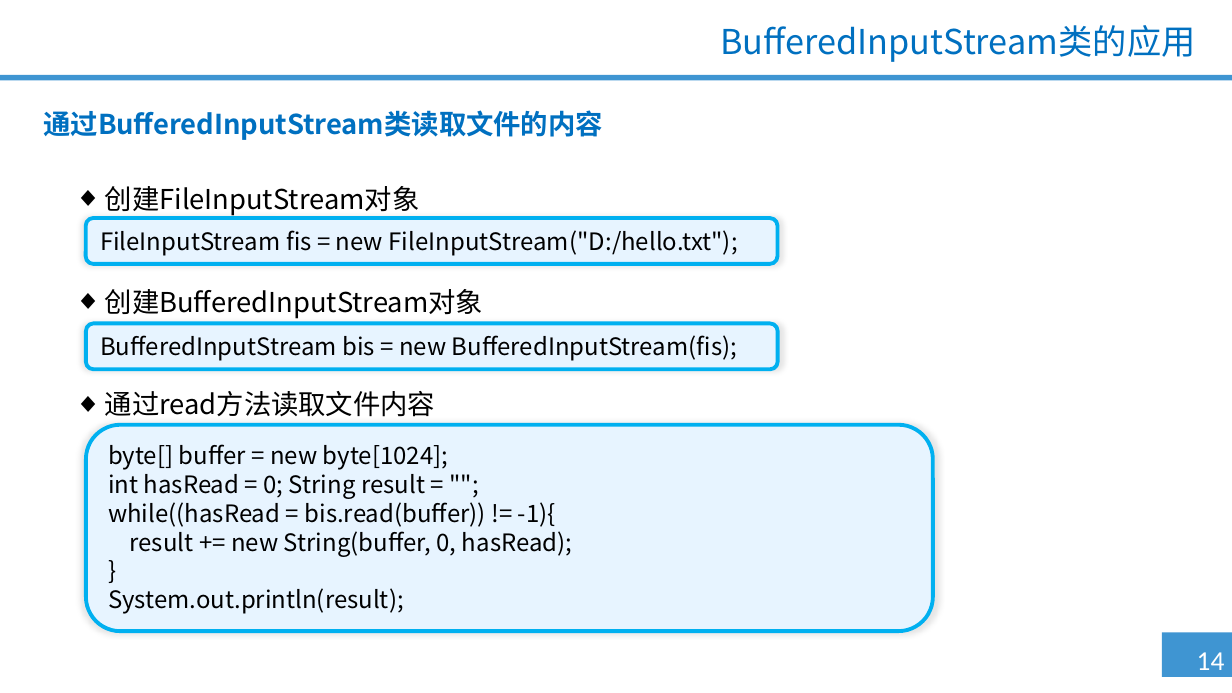
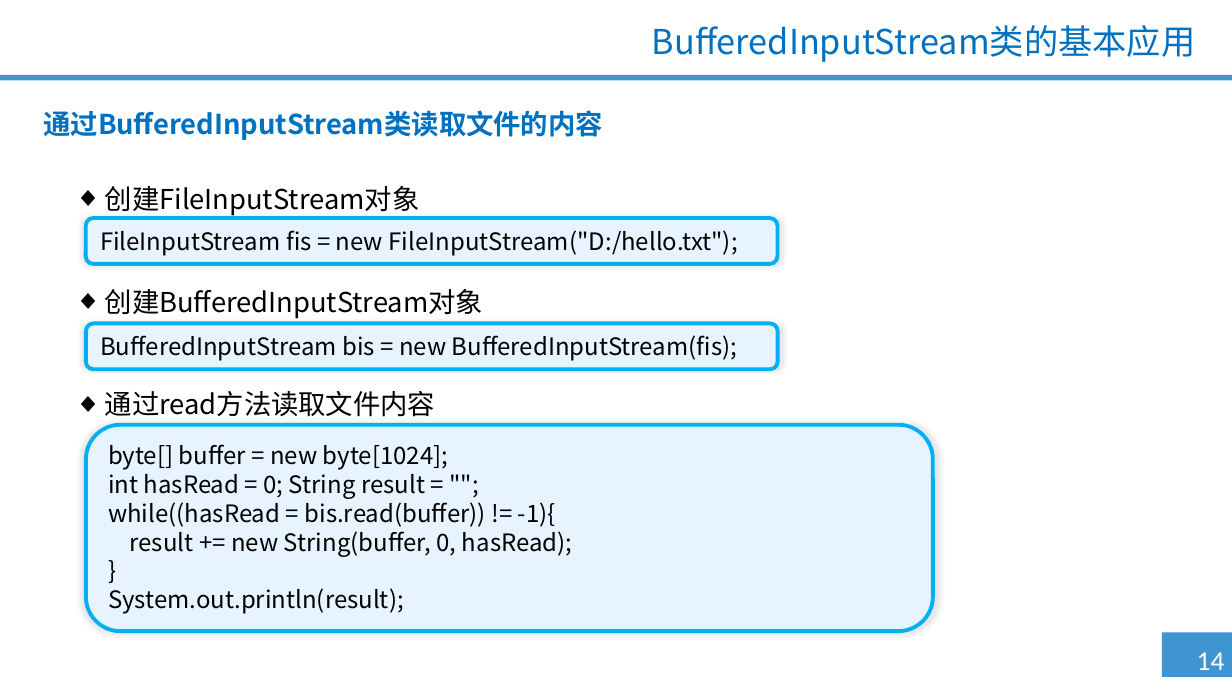
Before and after one commit to qzc70919700/--Java-, a slide deck: slide 14 of 第八单元 IO流（二）/1.0.0.0/PPT/第八单元 IO流（二）.pptx. Drawn at 1232x693 pixels with LibreOffice and Linux fonts; fonts in the diff are those of the drawing; background and template pictures are left out. Boxes give left, top, right and bottom in pixels: in the first picture for what was removed or moved away, otherwise in the second. Text is boxed around its words. In the diff, an @@ line names an element or a change of style, - is before the commit and + after.

```diff
--- a/第八单元 IO流（二）/1.0.0.0/PPT/第八单元 IO流（二）.pptx
+++ b/第八单元 IO流（二）/1.0.0.0/PPT/第八单元 IO流（二）.pptx
@@ title at bbox=[652, 25, 1196, 62]: text changed @@
-BufferedInputStream类的应用
+BufferedInputStream类的基本应用
```
Also in this commit, not shown: 31 other slides changed, 1 other file.
